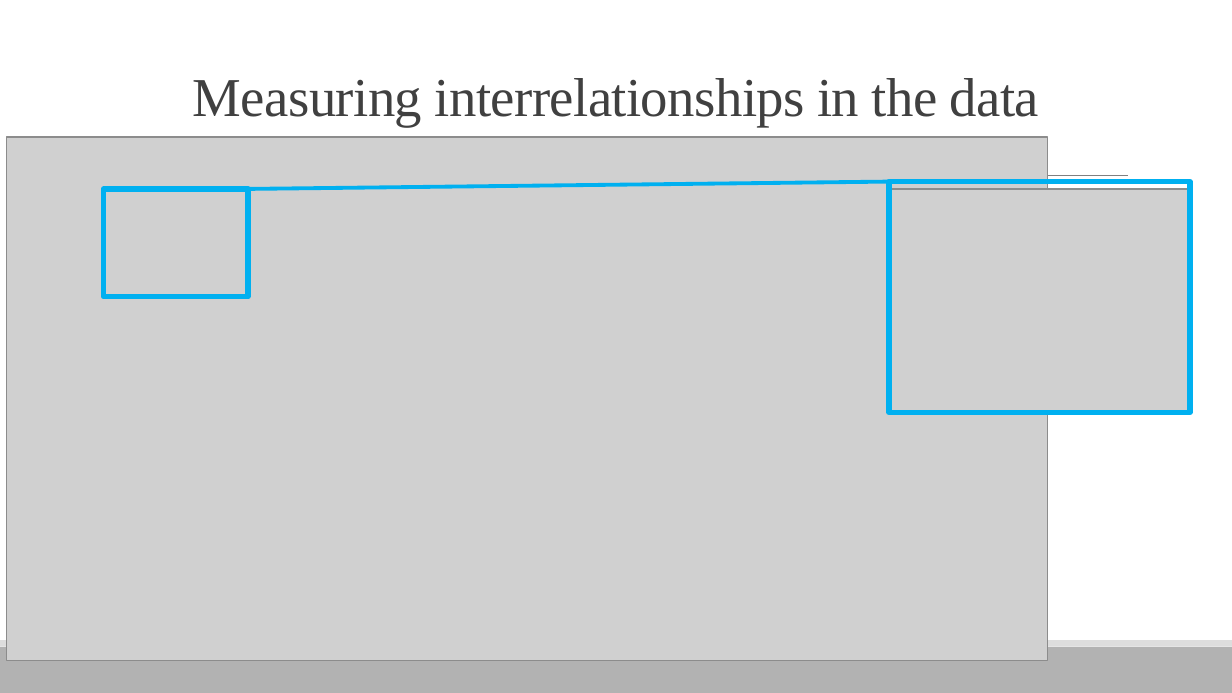
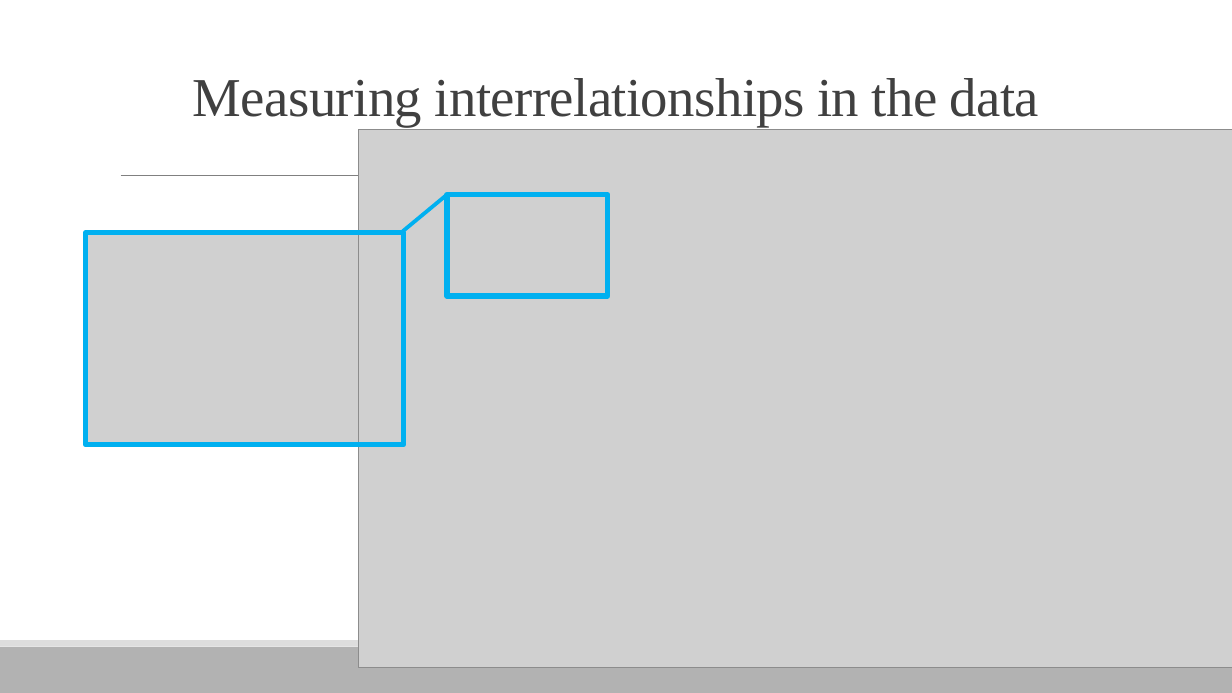
Before and after one commit to alexander-moore/DS501_Case2, a slide deck: slide 5 of DS501 Project 2.pptx (slide 4 before the commit). Drawn at 1232x693 pixels with LibreOffice and Linux fonts; fonts in the diff are those of the drawing; grey boxes stand for pictures. Boxes give left, top, right and bottom in pixels: in the first picture for what was removed or moved away, otherwise in the second. Text is boxed around its words. In the diff, an @@ line names an element or a change of style, - is before the commit and + after.

```diff
--- a/DS501 Project 2.pptx
+++ b/DS501 Project 2.pptx
@@ picture: place and size @@
-picture at <box>6,137,1047,660</box>
+picture at <box>359,129,1232,667</box>
@@ line moved from (890, 181) - (248, 188) to (447, 195) - (403, 232) @@
@@ rectangle: place and size @@
-rectangle at <box>103,188,248,297</box>
+rectangle at <box>447,195,607,296</box>
@@ picture removed at <box>890,188,1190,411</box> @@
@@ rectangle: place and size @@
-rectangle at <box>890,181,1190,411</box>
+rectangle at <box>85,233,403,445</box>
@@ picture added at <box>85,232,403,444</box> @@
```
Also in this commit, not shown: 5 other slides changed, 1 slide added, 12 other files.
